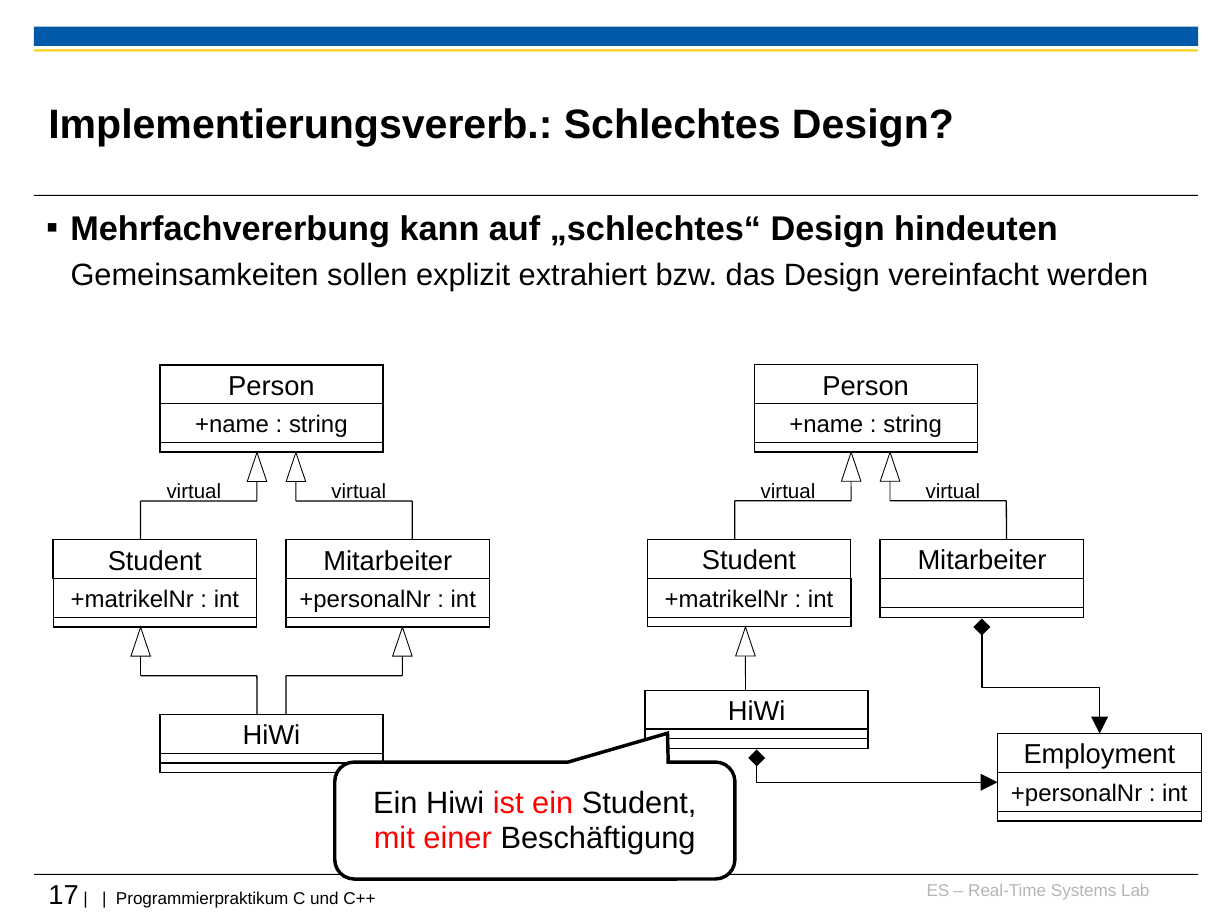
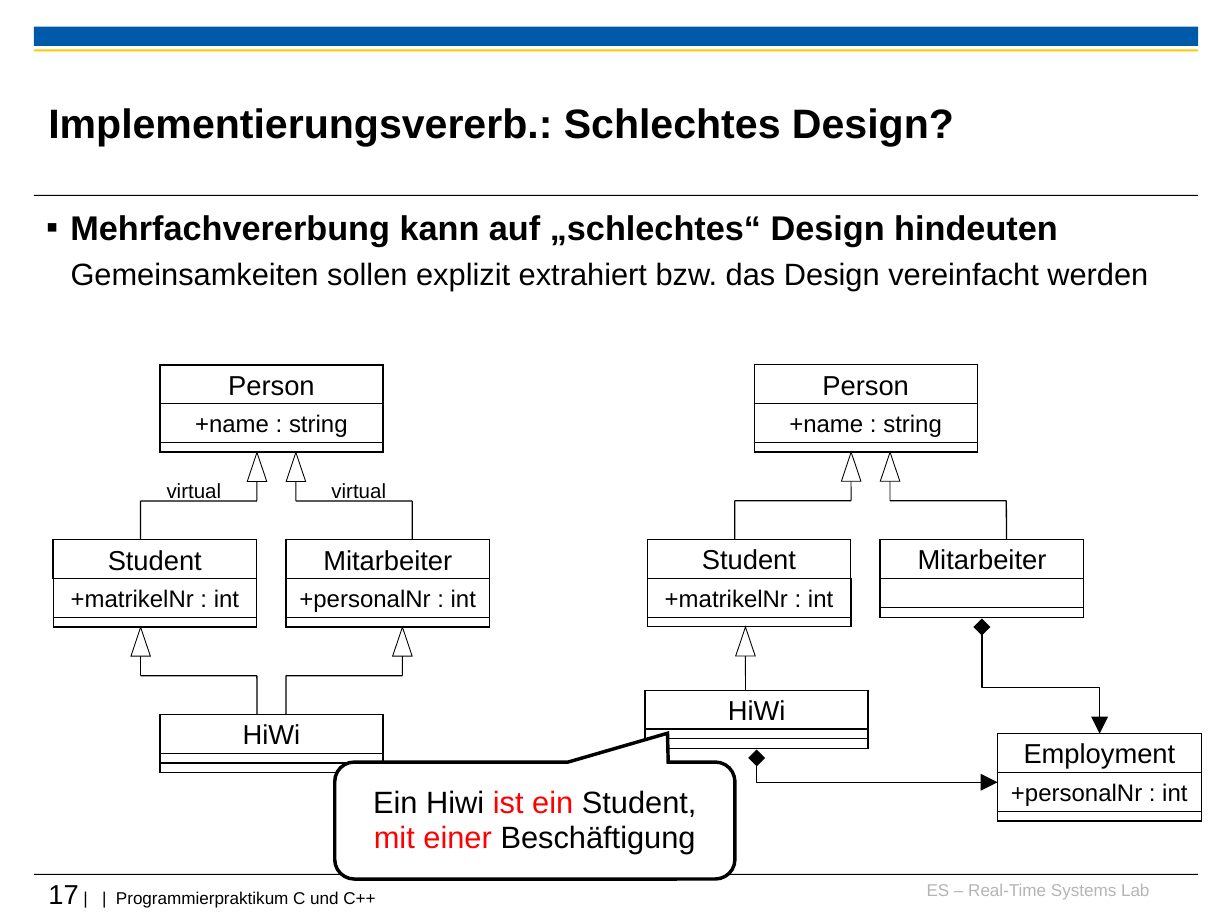
Before and after one commit to h82k/tud-cppp, a slide deck: slide 17 of Vorlesung/4 Fortgeschrittene Themen_F31.ppt. Drawn at 1232x924 pixels with LibreOffice and Linux fonts; fonts in the diff are those of the drawing; background and template pictures are left out. Boxes give left, top, right and bottom in pixels: in the first picture for what was removed or moved away, otherwise in the second. Text is boxed around its words. In the diff, an @@ line names an element or a change of style, - is before the commit and + after.

```diff
--- a/Vorlesung/4 Fortgeschrittene Themen_F31.ppt
+++ b/Vorlesung/4 Fortgeschrittene Themen_F31.ppt
@@ text removed at [761,483,816,502] @@
-virtual
@@ text removed at [926,483,981,502] @@
-virtual
```
Also in this commit, not shown: 1 other slide changed.
